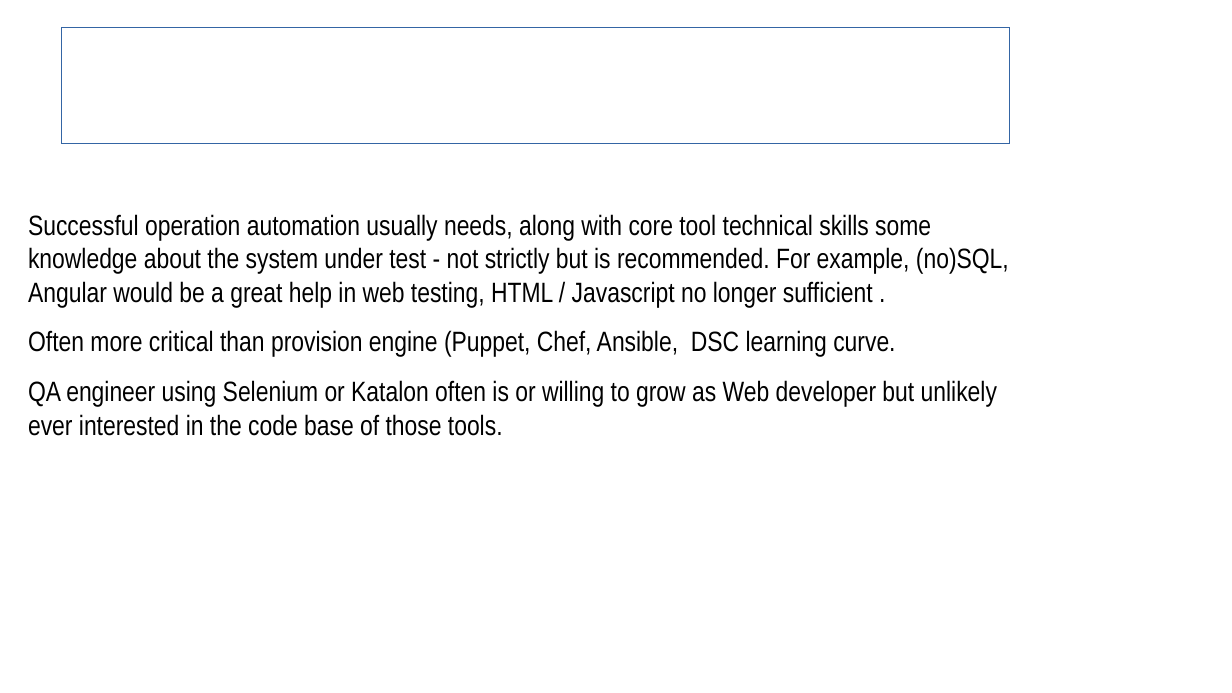
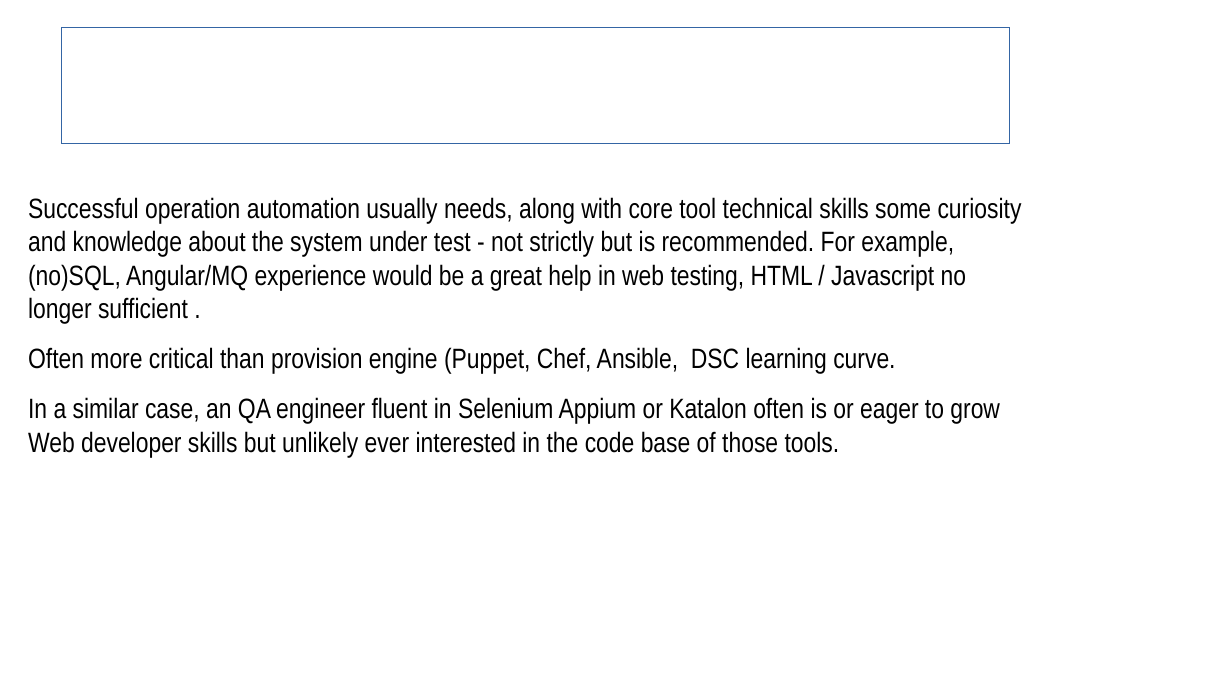
Before and after one commit to sergueik/uru_serverspec, a slide deck: slide 2 of Serverspec Integration in Cloud Provision.odp. Drawn at 1232x693 pixels with LibreOffice and Linux fonts; fonts in the diff are those of the drawing; background and template pictures are left out. Boxes give left, top, right and bottom in pixels: in the first picture for what was removed or moved away, otherwise in the second. Text is boxed around its words. In the diff, an @@ line names an element or a change of style, - is before the commit and + after.

Commit message:
final revision - updated presentation

```diff
--- a/Serverspec Integration in Cloud Provision.odp
+++ b/Serverspec Integration in Cloud Provision.odp
@@ text at (28,197,1022,324): text changed @@
-Successful operation automation usually needs, along with core tool technical skills some knowledge about the system under test - not strictly but is recommended. For example, (no)SQL, Angular would be a great help in web testing, HTML / Javascript no longer sufficient .
+Successful operation automation usually needs, along with core tool technical skills some curiosity and knowledge about the system under test - not strictly but is recommended. For example, (no)SQL, Angular/MQ experience would be a great help in web testing, HTML / Javascript no longer sufficient .
@@ text at (28,397,1000,457): text changed @@
-QA engineer using Selenium or Katalon often is or willing to grow as Web developer but unlikely ever interested in the code base of those tools.
+In a similar case, an QA engineer fluent in Selenium Appium or Katalon often is or eager to grow Web developer skills but unlikely ever interested in the code base of those tools.
```
Also in this commit, not shown: 10 other slides changed, 9 slides added, 1 slide removed, 1 other file.
